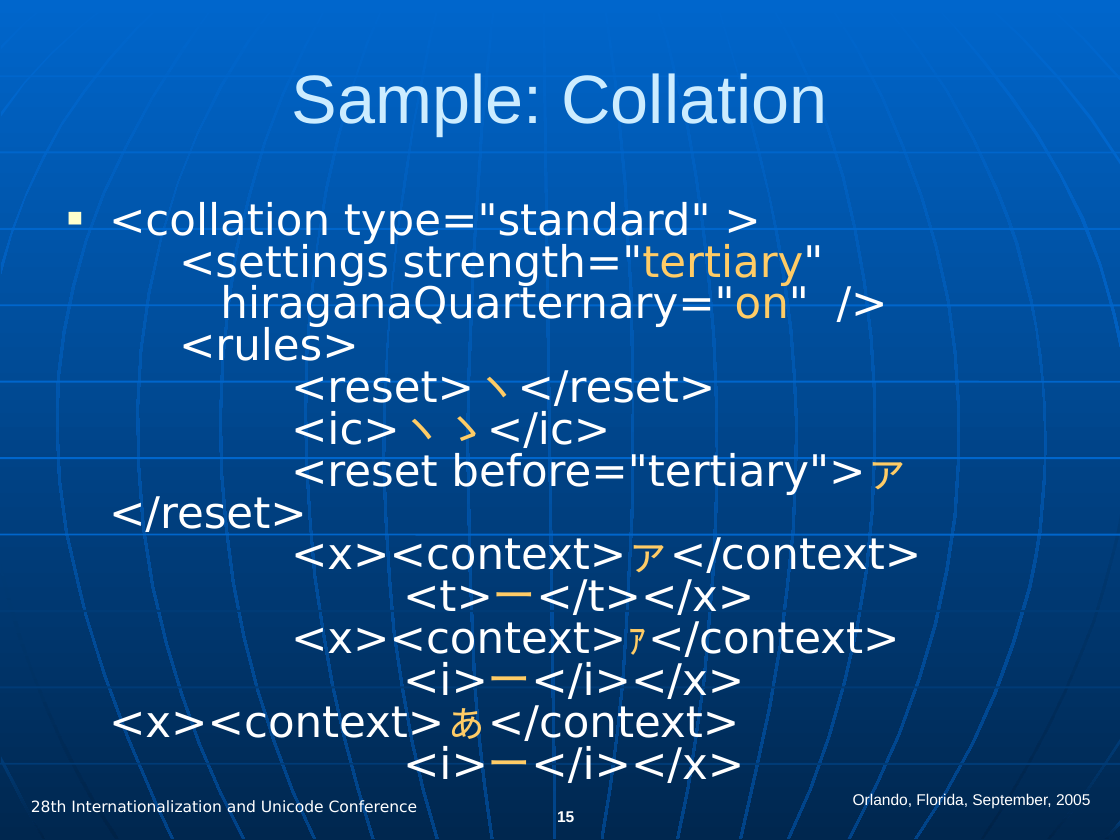
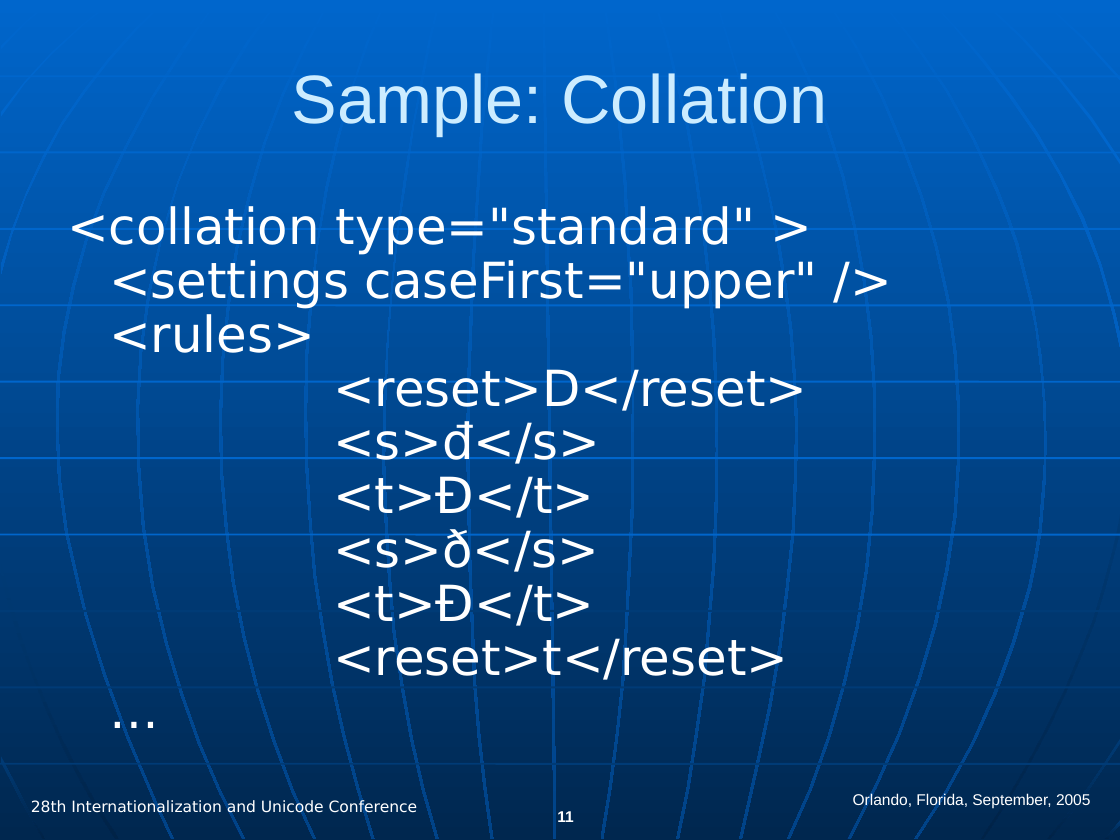
Before and after one commit to hanikesn/cldr, a slide deck: slide 11 of docs/presentations/cldr_overview.ppt (slide 15 before the commit). Drawn at 1120x840 pixels with LibreOffice and Linux fonts; fonts in the diff are those of the drawing. Boxes give left, top, right and bottom in pixels: in the first picture for what was removed or moved away, otherwise in the second. Text is boxed around its words. In the diff, an @@ line names an element or a change of style, - is before the commit and + after.

```diff
--- a/docs/presentations/cldr_overview.ppt
+++ b/docs/presentations/cldr_overview.ppt
@@ text at [67, 206, 817, 686]: text changed; size 28 to 32 pt @@
-■ <collation type="standard" >
-  <settings strength="tertiary"
-  hiraganaQuarternary="on" />
-  <rules>
-  <reset>ヽ</reset>
-  <ic>ヽゝ</ic>
-  <reset before="tertiary">ァ </reset>
-  <x><context>ァ</context>
-  <t>ー</t></x>
-  <x><context>ｧ</context>
-  <i>ー</i></x> <x><context>ぁ</context>
-  <i>ー</i></x>
+<collation type="standard" > <settings caseFirst="upper" /> <rules>
+<reset>D</reset>
+<s>đ</s>
+<t>Đ</t>
+<s>ð</s>
+<t>Ð</t>
+<reset>t</reset>
+…
@@ page number at [557, 811, 573, 822]: text changed @@
-15
+11
```
Also in this commit, not shown: 15 other slides changed, 2 slides added, 6 slides removed.
